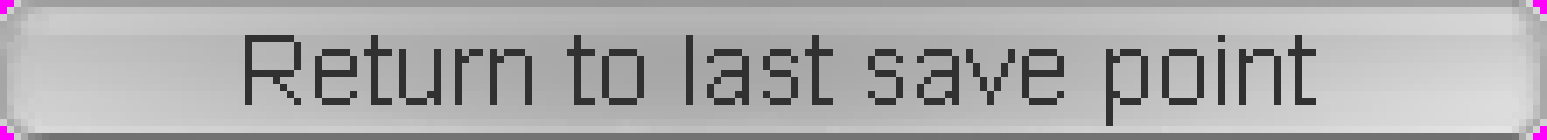
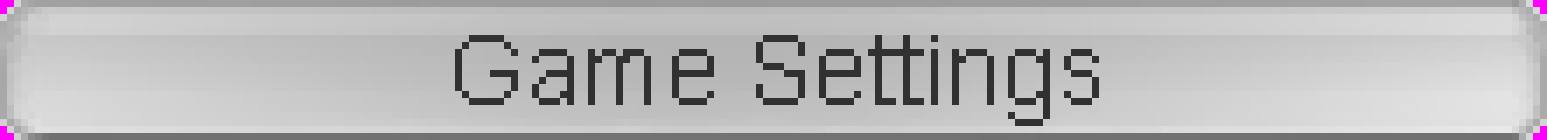
Layer changes from the first w=1547, h=140 image to the second:
painted on "Clicked text (r.click -> edit text)" over box(245, 35, 1316, 126)
"New Hover": opacity 100% → 80% over box(0, 0, 1547, 140)
